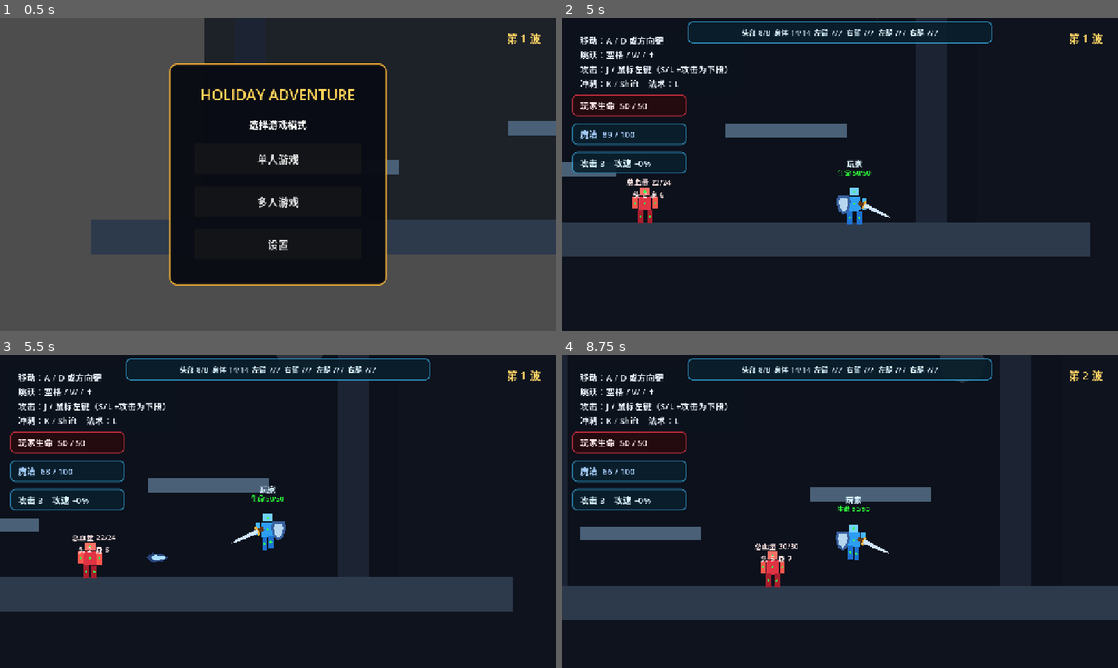
Above: before the commit, frames 1-4 (two rows, left to right).
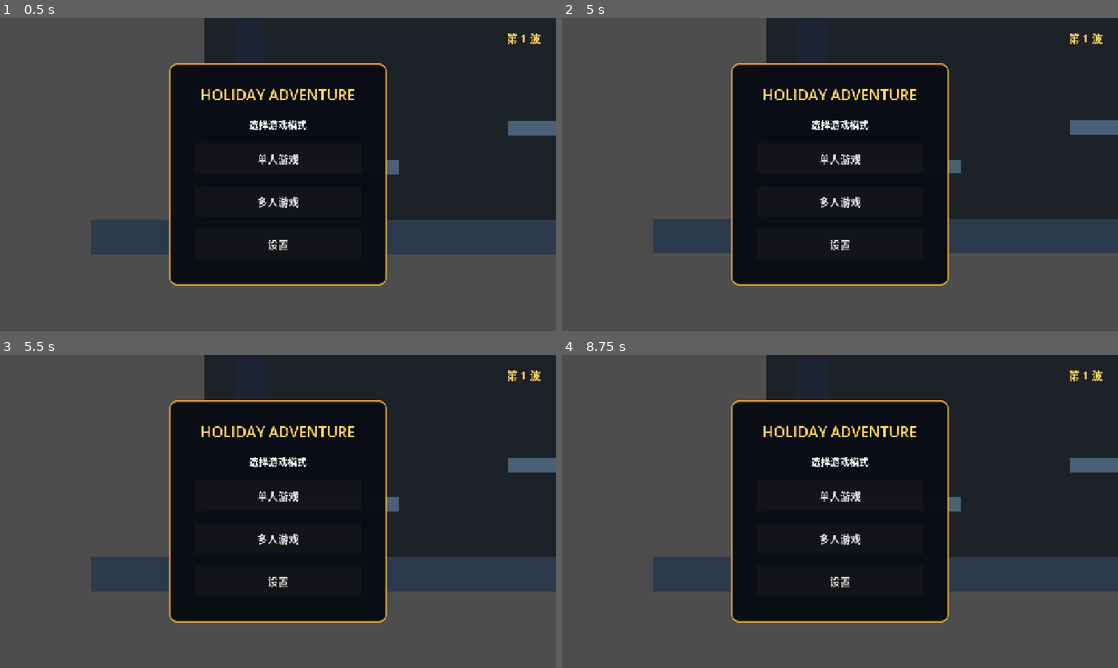
Above: after the commit, the same moments.

Repository: gaoyiyankami/holidaygame
Game: Godot game, scene res://scenes/main/main.tscn
Same seed, same stepped clock (60 frames per second), same inputs: the game is played once before the commit and once after it.
Inputs:
- Up to frame 1 (0.5 s): no input
- Up to frame 2 (5 s): click "单人游戏" at 0.5 s; tap Enter at 1.25 s; hold D (move_right) 1.28-2.78 s; tap J (attack) at 1.35, 3.6 s; tap Space (jump) at 1.52, 2.27, 3.77, 4.52 s; tap K (dash) at 2.1, 4.35 s; hold A (move_left) 2.78-3.53 s; tap L (spell) at 2.85 s; hold D (move_right) from 3.53 s (still down); tap Escape at 4.9 s
- Up to frame 3 (5.5 s): release D (move_right) at 5.03 s; hold A (move_left) from 5.03 s (still down); tap L (spell) at 5.1 s; tap Space (jump) at 5.27 s
- Up to frame 4 (8.75 s): release A (move_left) at 5.78 s; hold D (move_right) 5.78-6.53 s; tap J (attack) at 5.85, 8.1 s; hold A (move_left) 6.53-8.03 s; tap K (dash) at 6.6 s; tap Space (jump) at 6.77, 7.52, 8.27 s; tap L (spell) at 7.35 s; hold D (move_right) from 8.03 s (still down)

Frame 1 is identical in both runs. In frame 2, 55% of the frame differs, in the area x 0-100%, y 0-100%; in frame 3, 58%; in frame 4, 56%.

Commit message:
Add Escape return to main menu

Diff:
--- a/scenes/main/main.tscn
+++ b/scenes/main/main.tscn
@@ -290,7 +290,7 @@
 theme_override_styles/panel = SubResource("StyleBox_panel")
 
 [node name="Label" type="Label" parent="UI/HelpPanel"]
-text = "移动：A / D 或方向键\n跳跃：空格 / W / ↑\n攻击：J / 鼠标左键（S/↓+攻击为下段）\n冲刺：K / Shift    法术：L"
+text = "移动：A / D 或方向键\n跳跃：空格 / W / ↑\n攻击：J / 鼠标左键（S/↓+攻击为下段）\n冲刺：K / Shift    法术：L\n返回主菜单：Esc"
 theme_override_colors/font_color = Color(0.92, 0.96, 1, 1)
 theme_override_font_sizes/font_size = 20
 
--- a/scripts/main/main.gd
+++ b/scripts/main/main.gd
@@ -105,6 +105,26 @@
 		_ping_label.text = "延迟 0 ms（主机）"
 	else:
 		_ping_server.rpc_id(1, Time.get_ticks_msec())
+
+
+func _unhandled_input(event: InputEvent) -> void:
+	if event is InputEventKey and event.pressed and not event.echo \
+		and event.keycode == KEY_ESCAPE and $BackgroundLayer.visible:
+		get_viewport().set_input_as_handled()
+		_return_to_main_menu()
+
+
+func _return_to_main_menu() -> void:
+	if _is_dedicated_server():
+		return
+	_player.clear_input_state()
+	_player.set_controls_enabled(false)
+	if multiplayer.has_multiplayer_peer():
+		multiplayer.multiplayer_peer = null
+	# Reloading guarantees that spawned players, score state, enemies and
+	# network authority are all reset before the menu is shown again.
+	get_tree().paused = false
+	get_tree().reload_current_scene()
 
 
 func _ready() -> void:
Not shown, changed: export_presets.cfg
